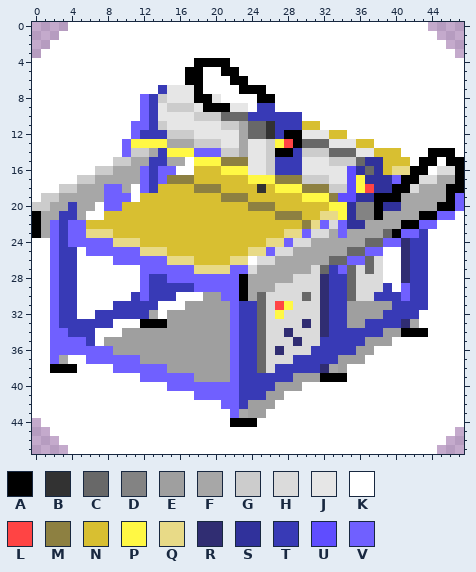
A pixel-art sprite gets an edit: Icon Gantry.png. Above, as it was before the edit.
The file is 480x480 pixels, drawn in blocks of 10x10; one block is one cell here.
Palette (. is transparent): A #000000  B #323232  C #686868  D #838383  E #9f9f9f  F #a7a7a7  G #cccccc  H #dbdbdb  J #e6e6e6  K #ffffff  L #ff4444  M #8d8041  N #d8bf31  P #fff844  Q #e8da87  R #302d72  S #30319b  T #383ab6  U #5f4dff  V #7060ff
After:
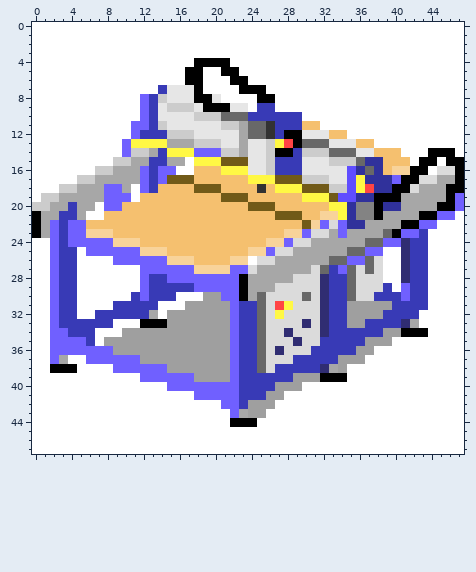
The exact change:
@@ palette @@
-M #8d8041
+M #715a18
-N #d8bf31
+N #f5c06f
-Q #e8da87
+Q #f8d39a
@@ x 0..47 @@
- 0 ....KKKKKKKKKKKKKKKKKKKKKKKKKKKKKKKKKKKKKKKK....
- 1 ...KKKKKKKKKKKKKKKKKKKKKKKKKKKKKKKKKKKKKKKKKK...
- 2 ..KKKKKKKKKKKKKKKKKKKKKKKKKKKKKKKKKKKKKKKKKKKK..
- 3 .KKKKKKKKKKKKKKKKKKKKKKKKKKKKKKKKKKKKKKKKKKKKKK.
+ 0 KKKKKKKKKKKKKKKKKKKKKKKKKKKKKKKKKKKKKKKKKKKKKKKK
+ 1 KKKKKKKKKKKKKKKKKKKKKKKKKKKKKKKKKKKKKKKKKKKKKKKK
+ 2 KKKKKKKKKKKKKKKKKKKKKKKKKKKKKKKKKKKKKKKKKKKKKKKK
+ 3 KKKKKKKKKKKKKKKKKKKKKKKKKKKKKKKKKKKKKKKKKKKKKKKK
  4 KKKKKKKKKKKKKKKKKKAAAAKKKKKKKKKKKKKKKKKKKKKKKKKK
@@ x 0..47 @@
 43 KKKKKKKKKKKKKKKKKKKKKKVFEEKKKKKKKKKKKKKKKKKKKKKK
-44 .KKKKKKKKKKKKKKKKKKKKKAAAKKKKKKKKKKKKKKKKKKKKKKK
-45 ..KKKKKKKKKKKKKKKKKKKKKKKKKKKKKKKKKKKKKKKKKKKKK.
-46 ...KKKKKKKKKKKKKKKKKKKKKKKKKKKKKKKKKKKKKKKKKKK..
-47 ....KKKKKKKKKKKKKKKKKKKKKKKKKKKKKKKKKKKKKKKKK...
+44 KKKKKKKKKKKKKKKKKKKKKKAAAKKKKKKKKKKKKKKKKKKKKKKK
+45 KKKKKKKKKKKKKKKKKKKKKKKKKKKKKKKKKKKKKKKKKKKKKKKK
+46 KKKKKKKKKKKKKKKKKKKKKKKKKKKKKKKKKKKKKKKKKKKKKKKK
+47 KKKKKKKKKKKKKKKKKKKKKKKKKKKKKKKKKKKKKKKKKKKKKKKK
Changed places in both pictures, as pixel boxes (x1, y1, x2, y2):
added: (32, 22, 68, 58)
added: (428, 22, 464, 58)
changed: (86, 121, 410, 274)
added: (32, 418, 68, 454)
added: (437, 427, 464, 454)
